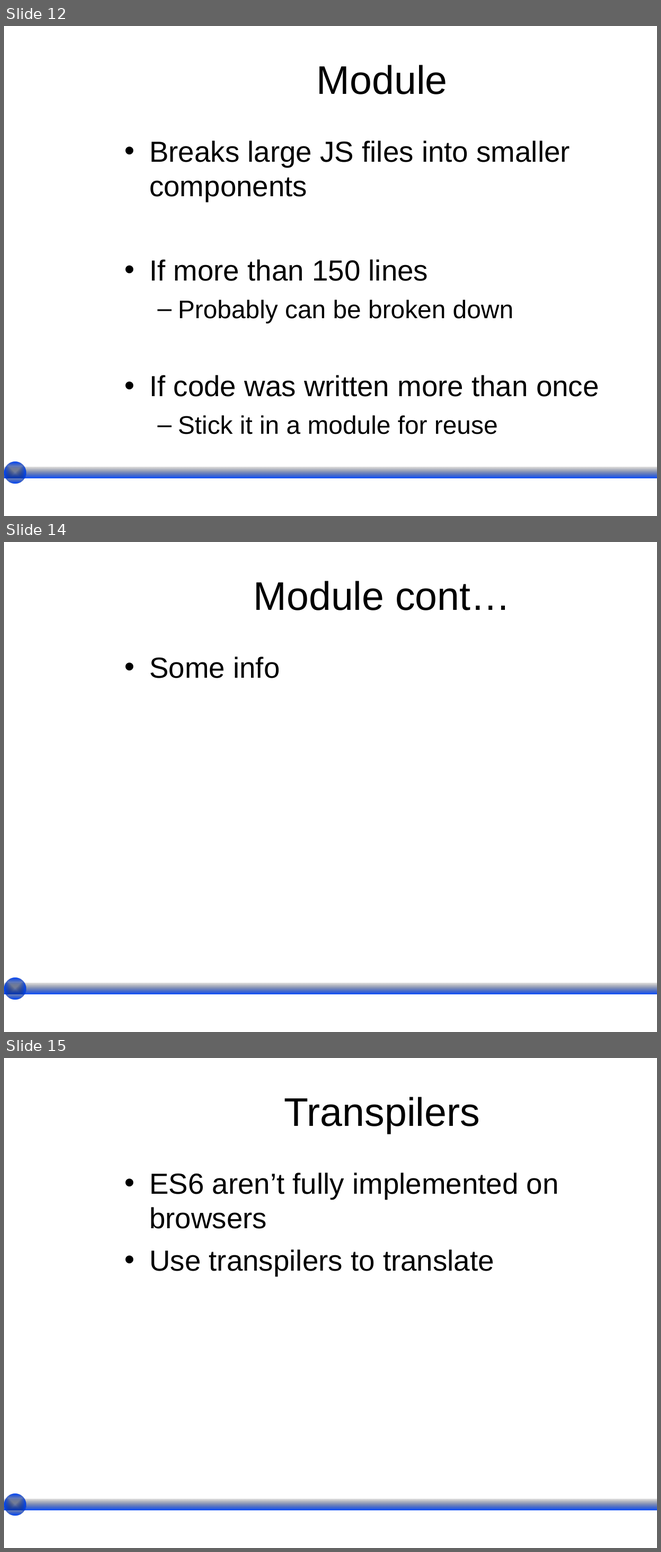
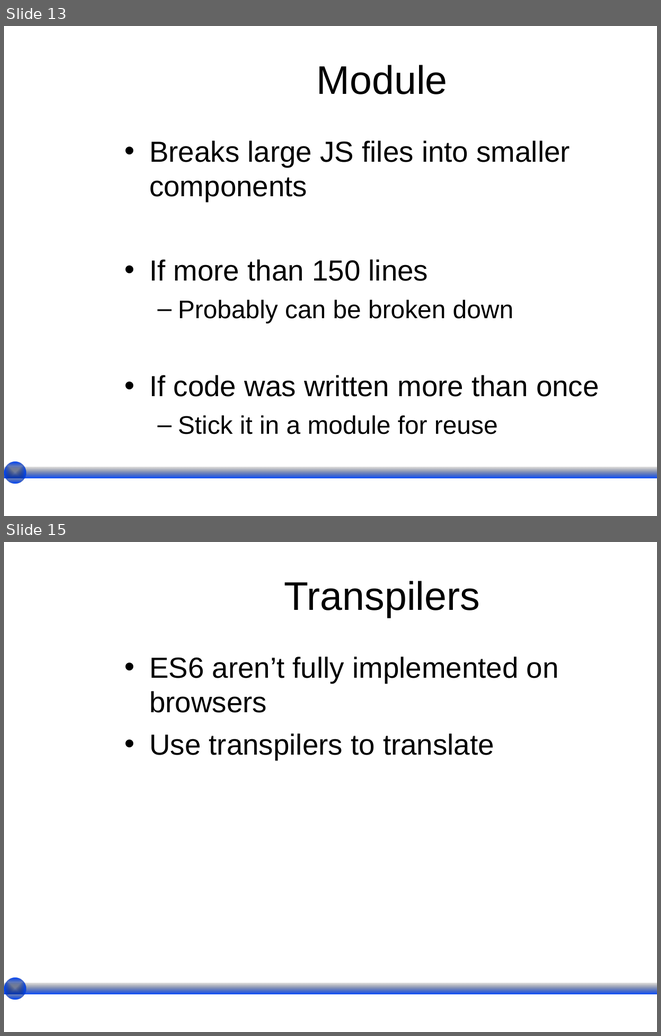
Before and after one commit to wesreisz/cis411-lightningTalks, a slide deck: LeH_ES2015.ppt. Shown one above the other, each under a label of ours: slides 12, 14 and 15 before the commit, slides 13 and 15 after it; the slides between them are not shown. The pictures are 661x1552 and 661x1036 pixels, drawn with LibreOffice and Linux fonts; fonts in the diff are those of the drawing; background and template pictures are left out. Boxes give left, top, right and bottom in pixels: in the first picture for what was removed or moved away, otherwise in the second. Text is boxed around its words. In the diff, an @@ line names an element or a change of style, - is before the commit and + after.

```diff
--- a/LeH_ES2015.ppt
+++ b/LeH_ES2015.ppt
@@ slide 14 removed at (4,542,657,1032), background picture (left out) @@
@@ title removed at (254,581,510,610) @@
-Module cont…
@@ text removed at (149,656,280,678) @@
-• Some info
@@ rectangle removed at (4,983,657,994) @@
@@ ellipse removed at (4,978,26,999) @@
@@ what was slide 12 is now slide 13 @@
```
Also in this commit, not shown: 3 slides changed, 1 slide added.
